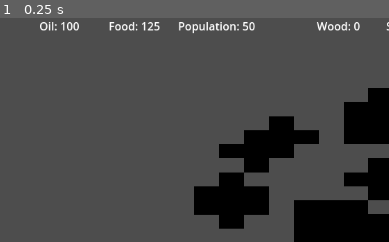
Above: before the commit, frame 1.
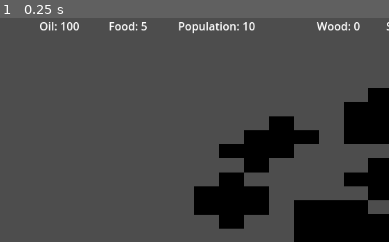
Above: after the commit, the same moment.

Repository: Atron1792/MRUHacks2024
Game: Godot game, scene res://MapTravaler/MiniMap.tscn
The game is run twice, just before and just after one commit, with the same random seed, the same clock (stepped at 60 frames per second) and the same inputs.
Inputs:
- Up to frame 1 (0.25 s): no input
The pictures show only the part of the screen within x 4-54%, y 0-50%; the shares and areas given below are measured in that part.

The runs differ from the first frame. In frame 1, 0.2% of the frame differs, in the area x 36-64%, y 1-6%.

Commit message:
Holy god Thank you: Mad train stop when population = 1

Diff:
--- a/MapTravaler/path_follow_2d.gd
+++ b/MapTravaler/path_follow_2d.gd
@@ -1,6 +1,6 @@
 extends PathFollow2D
 
-var speed = 0.01
+@export var speed = 0.01
 var is_speeding_up = false
 var is_slowing_down = false
 var is_stopped = false
--- a/UI/UI Scripts/oil_init.gd
+++ b/UI/UI Scripts/oil_init.gd
@@ -8,8 +8,8 @@
 
 #Init variables do not change
 @export var OilInit = 100
-@export var FoodInit = 125
-@export var PeopleInit = 50
+@export var FoodInit = 5
+@export var PeopleInit = 10
 @export var WoodInit = 0
 @export var StoneInit = 0
 
@@ -37,10 +37,19 @@
 
 
 func depletion_resource():
-	OilInit -= 5
-	FoodInit -= round(PeopleInit*0.5)
+	if PathFollow2d.speed >= 0:
+		OilInit -= 5
+	elif PathFollow2d.speed <= 0:
+		OilInit -=1
+
+	if OilInit == 0:
+		PeopleInit -= (round(randf_range(0, 0.5)*PeopleInit))
+	if FoodInit > 0:
+		FoodInit -= round(PeopleInit*0.5)
+	else:
+		FoodInit = 0
 	if FoodInit > (PeopleInit*1.25):
-		PeopleInit += 1
+		PeopleInit += round(randf_range(0, 0.1)*PeopleInit)
 	elif FoodInit < (PeopleInit*0.99):
 		PeopleInit -= round(randf_range(0, .5)*PeopleInit)
 
@@ -70,5 +79,5 @@
 	depletion_resource()
 
 func game_end():
-	if PeopleInit <= 0:
-		pass
+	if PeopleInit <= 1:
+		$"../Sprite2D/Path2D/PathFollow2D".speed = 0
--- a/project.godot
+++ b/project.godot
@@ -15,6 +15,10 @@
 config/features=PackedStringArray("4.3", "GL Compatibility")
 config/icon="res://icon.svg"
 
+[autoload]
+
+PathFollow2d="*res://MapTravaler/path_follow_2d.gd"
+
 [dotnet]
 
 project/assembly_name="MRUHacks2024"
